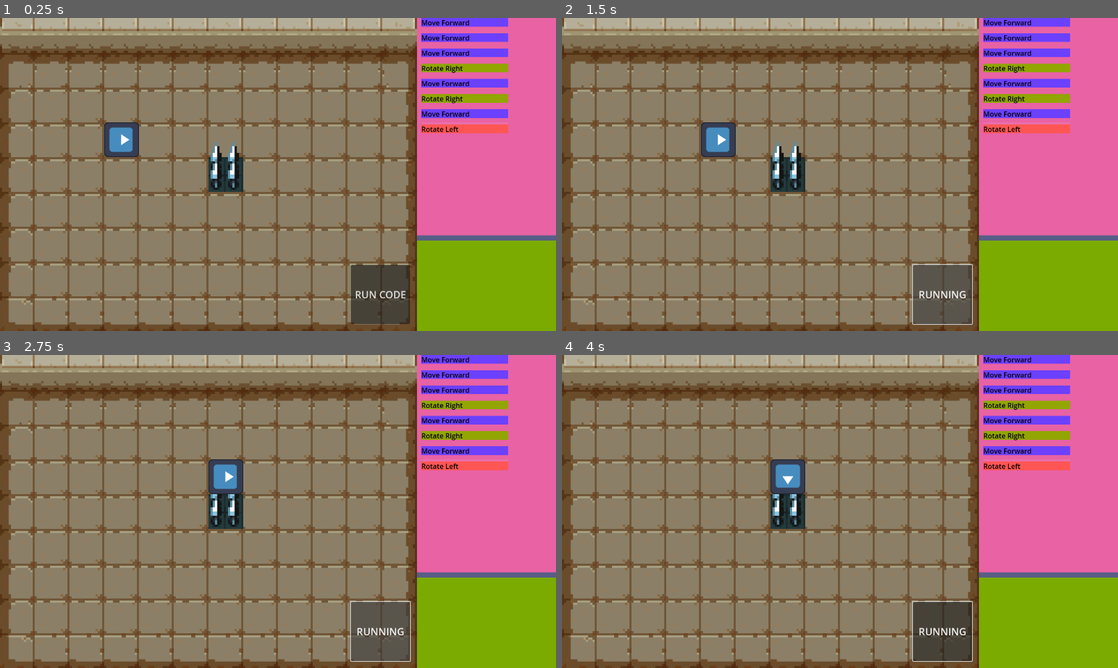
Above: before the commit, frames 1-4 (two rows, left to right).
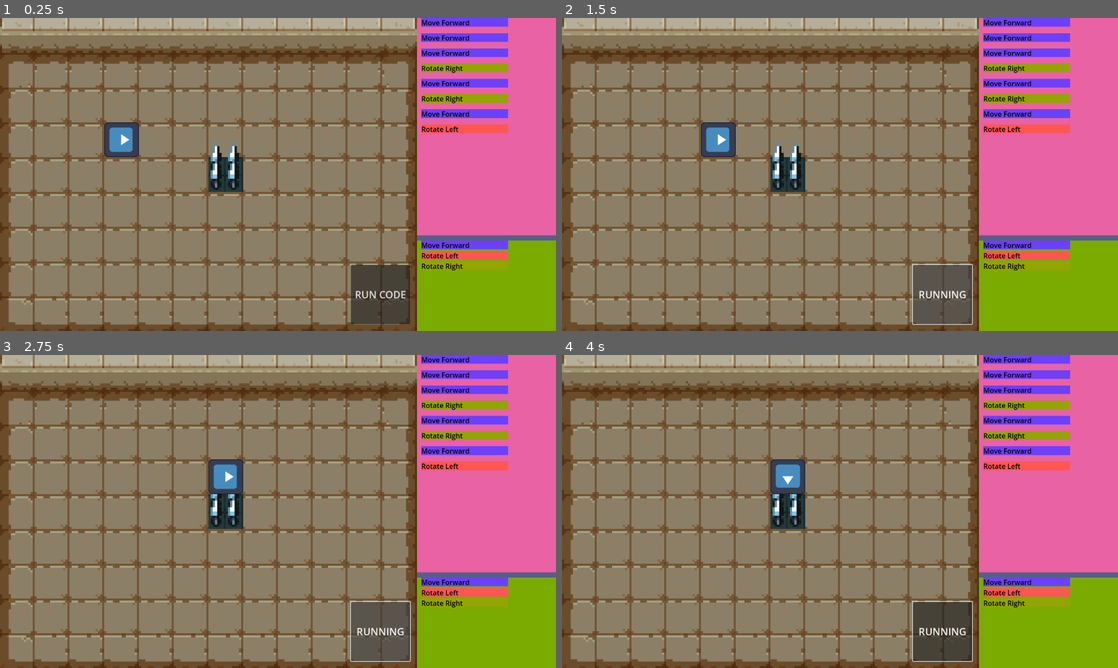
Above: after the commit, the same moments.

Repository: PurpleHamster1/robo-dungeon
Game: Godot game, scene res://scenes/main.tscn
The game is run twice, just before and just after one commit, with the same random seed, the same clock (stepped at 60 frames per second) and the same inputs. The engine's default icon, where the game draws it, is replaced by a stand-in: a white triangle on a blue panel in a dark square.
Inputs (mouse positions are in pixels of both pictures, inside the frame that each line leads up to):
- Up to frame 1 (0.25 s): no input
- Up to frame 2 (1.5 s): click "RUN CODE" at 0.5 s; click "RUNNING" at 1.25 s
- Up to frame 3 (2.75 s): click "RUNNING" at 2 s
- Up to frame 4 (4 s): click "RUNNING" at 2.75 s; tap Enter at 3.5 s; move the mouse to (962, 495) at 3.52 s; press the mouse at (962, 495) at 3.53 s

The runs differ from the first frame. In frame 1, 1.0% of the frame differs, in the area x 75-92%, y 71-81%; in frame 2, 1.0%; in frame 3, 1.0%; in frame 4, 1.0%.

Commit message:
it works!!!

Diff:
--- a/commandBlocks/BaseCommand.gd
+++ b/commandBlocks/BaseCommand.gd
@@ -4,17 +4,20 @@
 @export var indent : int = 0
 @export var draggable : bool = false
 
-@onready var marginContainer = $"."
+@onready var GUI = $"../../../../.."
+#@onready var marginContainer = $"."
 @onready var draggingZone = $"../../../../../DraggingZone"
 @onready var area2d = $Background/Area2D
-@onready var codingArea = $".."
-@onready var ghostCode = $"../../../../../GhostCode"
+@onready var codingArea = $"../../../Lines/VBoxContainer" #GUI.find_child("Background").find_child('VSplitContainer').find_child('Lines').find_child('VBoxContainer')
+@onready var ghostCode0 = GUI.find_child("GhostCode", true) #$"../../../../../GhostCode"
+@export var ghostCode : Node
+@onready var codePicker = $"../../../Code/CodePicker"
 
 var dropZone = null
 var offSet
 var initialParent
 var initialIndex
-var frameDebounce = 5
+var frameDebounce = 3
 
 func get_closest_drop():
 	var closestDistance = INF
@@ -28,36 +31,42 @@
 
 # Called when the node enters the scene tree for the first time.
 func _ready():
-	pass
-
+	ghostCode = ghostCode0.duplicate(15)
+	GUI.add_child.call_deferred(ghostCode)
+	ghostCode.visible = false
 
 # Called every frame. 'delta' is the elapsed time since the previous frame.
 func _process(delta):
-	marginContainer.add_theme_constant_override("margin_left", 10 + (indent * 10))
+	add_theme_constant_override("margin_left", 10 + (indent * 10))
 	if draggable == true:
 		if Input.is_action_just_pressed('click') and Global.is_dragging == false:
 			Global.is_dragging = true
 			offSet = get_global_mouse_position() - global_position
 			initialIndex = self.get_index()
+			#CODE THAT MAKES YOU CRY V
+			if self.get_parent().name == "CodePicker":
+				initialIndex = codingArea.get_child_count()
 			ghostCode.reparent(codingArea, true)
 			codingArea.move_child(ghostCode, initialIndex)
 			self.reparent(draggingZone, true)
+			codePicker.load_code()
 			print(ghostCode.get_index())
 		if Input.is_action_pressed("click") and Global.is_dragging == true:
 			#print("Dragging")
-			global_position = get_global_mouse_position() - offSet
+			if offSet:
+				global_position = get_global_mouse_position() - offSet
 			if ghostCode.visible != true:
 				ghostCode.visible = true
 			if ghostCode.get_parent() != codingArea:
 				ghostCode.reparent(codingArea, true)
 			if frameDebounce == 0:
-				frameDebounce = 5
+				frameDebounce = 3
 				dropZone = get_closest_drop()
 				if dropZone != null:
 					#print(dropZone.name)
-					if dropZone.is_in_group("AreaUp"):
+					if dropZone.is_in_group("AreaUp") and dropZone.get_parent().get_parent().get_parent().name == "VBoxContainer":
 						codingArea.move_child(ghostCode, dropZone.get_parent().get_parent().get_index())
-					elif dropZone.is_in_group("AreaDown"):
+					elif dropZone.is_in_group("AreaDown") and dropZone.get_parent().get_parent().get_parent().name == "VBoxContainer":
 						codingArea.move_child(ghostCode, dropZone.get_parent().get_parent().get_index()+1)
 				else:
 					#print("No dropzone")
@@ -69,6 +78,7 @@
 			Global.is_dragging = false
 			if get_closest_drop() != null:
 				if get_closest_drop().name == "DeathArea":
+					ghostCode.queue_free()
 					queue_free()
 				else:
 					reparent(codingArea, true)
@@ -80,7 +90,7 @@
 				codingArea.move_child(self, ghostCode.get_index())
 				draggable = false
 				scale = Vector2(1, 1)
-			ghostCode.reparent(draggingZone, true)
+			ghostCode.reparent(GUI, true)
 			ghostCode.visible = false
 
 func _on_background_mouse_entered():
--- /dev/null
+++ b/commandBlocks/ghost_code.gd
@@ -0,0 +1,11 @@
+extends MarginContainer
+
+
+# Called when the node enters the scene tree for the first time.
+func _ready():
+	pass # Replace with function body.
+
+
+# Called every frame. 'delta' is the elapsed time since the previous frame.
+func _process(delta):
+	pass
--- /dev/null
+++ b/scenes/CodePicker.gd
@@ -0,0 +1,27 @@
+extends VBoxContainer
+
+
+var codeTypes = {
+	"MoveForward": preload("res://commandBlocks/move_foreward.tscn"),
+	"TurnLeft": preload("res://commandBlocks/rotate_left.tscn"),
+	"TurnRight": preload("res://commandBlocks/rotate_right.tscn")
+
+}
+var codeList = [preload("res://commandBlocks/move_foreward.tscn"), preload("res://commandBlocks/rotate_left.tscn"), preload("res://commandBlocks/rotate_right.tscn")]
+var debounce = false
+
+func load_code():
+	for c in self.get_children():
+			c.ghostCode.queue_free()
+			c.queue_free()
+	for i in range(codeList.size()):
+		var code = codeList[i].instantiate()
+		add_child(code)
+# Called when the node enters the scene tree for the first time.
+func _ready():
+	load_code()
+
+
+# Called every frame. 'delta' is the elapsed time since the previous frame.
+func _process(delta):
+	pass
--- a/scenes/main.tscn
+++ b/scenes/main.tscn
@@ -6,8 +6,10 @@
 [ext_resource type="Texture2D" uid="uid://dyenxiyt80ip2" path="res://icon.svg" id="3_ot8ct"]
 [ext_resource type="PackedScene" uid="uid://cjn13vk3s3scj" path="res://commandBlocks/move_foreward.tscn" id="5_rmmfj"]
 [ext_resource type="PackedScene" uid="uid://cbhwunh0kj2ac" path="res://commandBlocks/rotate_right.tscn" id="6_iwd40"]
+[ext_resource type="Script" path="res://commandBlocks/ghost_code.gd" id="6_p1g7e"]
 [ext_resource type="PackedScene" uid="uid://bhb203ih5nh1a" path="res://commandBlocks/rotate_left.tscn" id="7_5j4hy"]
 [ext_resource type="PackedScene" uid="uid://cqn3lgd5dc7qv" path="res://commandBlocks/ghost_code.tscn" id="7_y1o0r"]
+[ext_resource type="Script" path="res://scenes/CodePicker.gd" id="9_8h2ai"]
 
 [sub_resource type="StyleBoxFlat" id="StyleBoxFlat_3tq1l"]
 bg_color = Color(0.34902, 0.368627, 0.52549, 1)
@@ -19,7 +21,7 @@
 bg_color = Color(0.486275, 0.670588, 0, 1)
 
 [sub_resource type="RectangleShape2D" id="RectangleShape2D_sucy6"]
-size = Vector2(642, 730)
+size = Vector2(826, 730)
 
 [node name="Main" type="Node2D"]
 script = ExtResource("1_88fyu")
@@ -49,10 +51,12 @@
 [node name="GUI" type="CanvasLayer" parent="."]
 
 [node name="GhostCode" parent="GUI" instance=ExtResource("7_y1o0r")]
+visible = false
 offset_left = 960.0
 offset_top = 240.0
 offset_right = 1280.0
 offset_bottom = 260.0
+script = ExtResource("6_p1g7e")
 
 [node name="Background" type="Panel" parent="GUI"]
 offset_left = 960.0
@@ -108,8 +112,9 @@
 layout_mode = 2
 theme_override_styles/panel = SubResource("StyleBoxFlat_gcba2")
 
-[node name="VBoxContainer" type="VBoxContainer" parent="GUI/Background/VSplitContainer/Code"]
+[node name="CodePicker" type="VBoxContainer" parent="GUI/Background/VSplitContainer/Code"]
 layout_mode = 2
+script = ExtResource("9_8h2ai")
 
 [node name="RunButton" type="Button" parent="GUI"]
 offset_left = 808.0
@@ -129,7 +134,7 @@
 [node name="DeathArea" type="Area2D" parent="GUI" groups=["Droppable"]]
 
 [node name="CollisionShape2D" type="CollisionShape2D" parent="GUI/DeathArea"]
-position = Vector2(311, 355)
+position = Vector2(403, 355)
 shape = SubResource("RectangleShape2D_sucy6")
 
 [connection signal="pressed" from="GUI/RunButton" to="Level1" method="_on_run_button_pressed"]
Not shown: 1 places in scenes/main.tscn that only renumber resources
